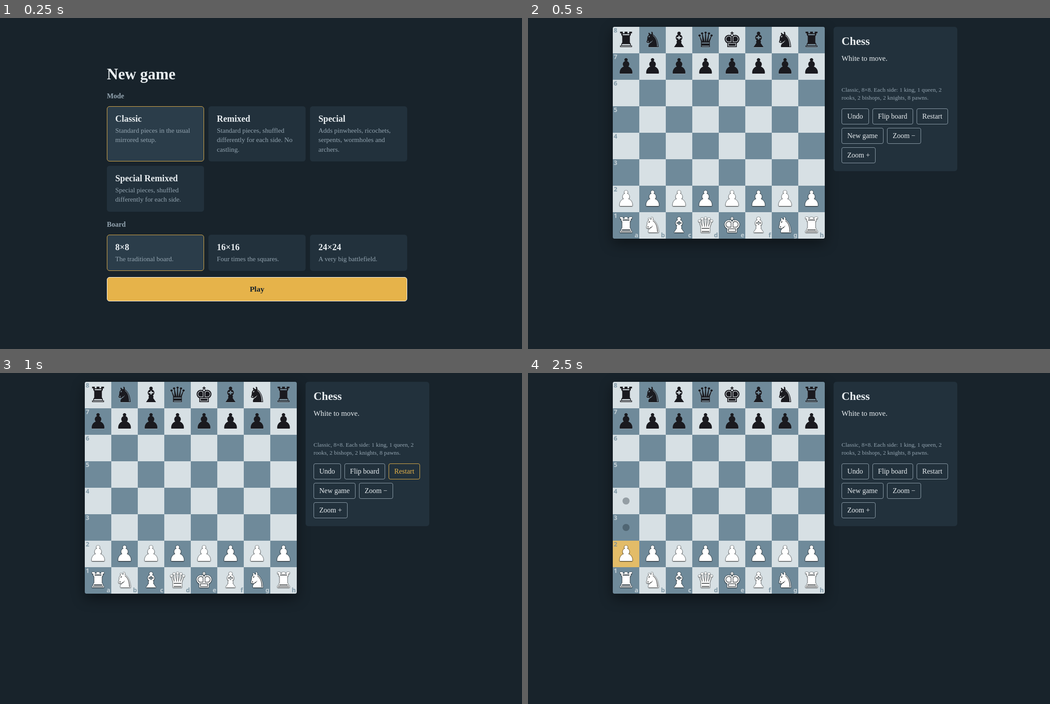
Above: before the commit, frames 1-4 (two rows, left to right).
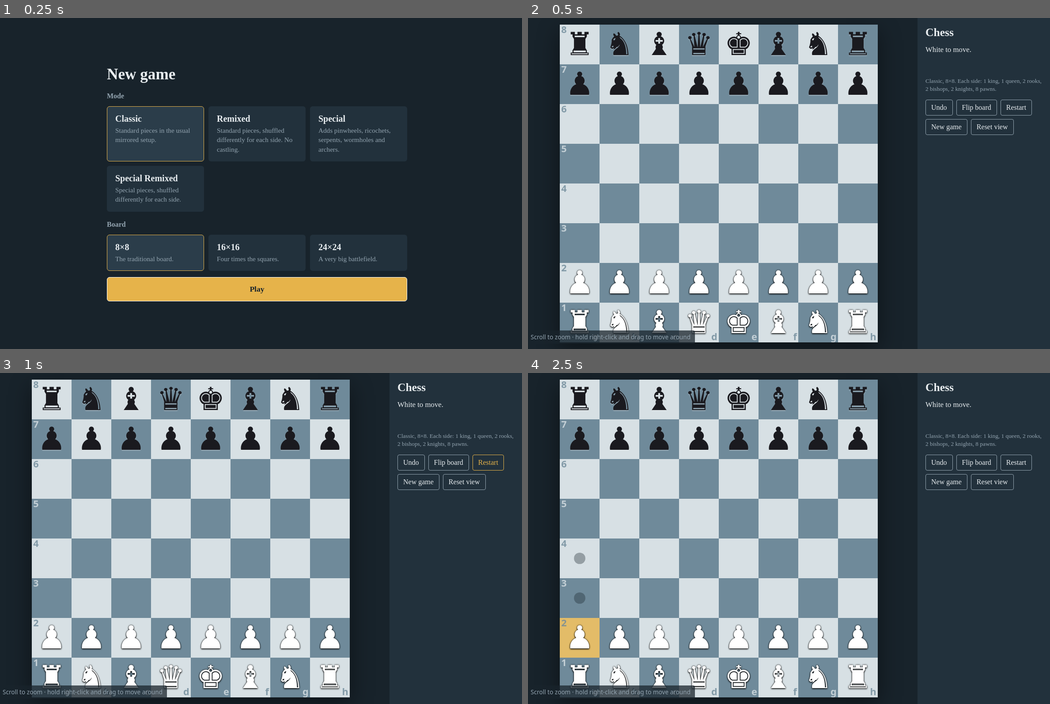
Above: after the commit, the same moments.

Repository: NightmarishWolf/Giga-Chess
Game: browser game, page index.html
Same seed, same stepped clock (60 frames per second), same inputs: the game is played once before the commit and once after it.
Inputs (mouse positions are in pixels of both pictures, inside the frame that each line leads up to; where the layout moved, square brackets give the same spot in the first picture):
- Up to frame 1 (0.25 s): no input
- Up to frame 2 (0.5 s): click "Play" at 0.27 s
- Up to frame 3 (1 s): click "Restart" at 0.52 s
- Up to frame 4 (2.5 s): move the mouse to (721, 571) [721, 508] at 1.07 s; click "♟︎" at 1.27 s; move the mouse to (653, 505) [674, 465] at 1.67 s; click "d3 empty" at 1.87 s; click "♜︎" at 2.02 s; press the mouse at (783, 492) [762, 455] at 2.27 s; release the mouse at (721, 475) [721, 445] at 2.4 s; click "♟︎ 2" at 2.47 s

Frame 1 is identical in both runs. In frame 2, 48% of the frame differs, in the area x 0-99%, y 2-98%; in frame 3, 48%; in frame 4, 48%.

Commit message:
Fixed Pinwheel and scroll

Diff:
--- a/index.html
+++ b/index.html
@@ -7,15 +7,21 @@
 <style>
 :root{
   --bg:#18232b; --panel:#22313c; --ink:#e9eef1; --muted:#93a4b0;
-  --light:#d7e0e4; --dark:#6f8a9a; --accent:#e6b34a; --s:32px;
+  --light:#d7e0e4; --dark:#6f8a9a; --accent:#e6b34a; --s:56px;
 }
 *{box-sizing:border-box}
-body{margin:0;min-height:100vh;background:var(--bg);color:var(--ink);
-  font-family:"Iowan Old Style",Palatino,"Palatino Linotype",Georgia,serif;
-  display:flex;justify-content:center;padding:20px 12px}
-main{display:flex;flex-wrap:wrap;gap:20px;justify-content:center;align-items:flex-start;width:100%;max-width:1300px}
-#wrap{max-width:100%;max-height:92vh;overflow:auto;border-radius:4px;box-shadow:0 10px 30px rgba(0,0,0,.45)}
-#board{display:grid;grid-template-columns:repeat(var(--n),var(--s));grid-auto-rows:var(--s);width:max-content}
+*{scrollbar-width:none}
+*::-webkit-scrollbar{display:none}
+html,body{height:100%;overflow:hidden;overscroll-behavior:none}
+body{margin:0;background:var(--bg);color:var(--ink);
+  font-family:"Iowan Old Style",Palatino,"Palatino Linotype",Georgia,serif}
+main{display:flex;width:100%;height:100dvh}
+#view{position:relative;flex:1;min-width:0;overflow:hidden;touch-action:none;user-select:none;-webkit-user-select:none}
+#view.panning,#view.panning .sq{cursor:grabbing}
+#hint{position:absolute;left:14px;bottom:12px;pointer-events:none;color:var(--muted);
+  font:.85rem/1.3 system-ui,sans-serif;background:rgba(24,35,43,.75);padding:6px 10px;border-radius:4px;transition:opacity .6s}
+#hint.gone{opacity:0}
+#board{position:absolute;left:0;top:0;transform-origin:0 0;box-shadow:0 10px 30px rgba(0,0,0,.45);display:grid;grid-template-columns:repeat(var(--n),var(--s));grid-auto-rows:var(--s);width:max-content}
 .sq{position:relative;width:var(--s);height:var(--s);min-width:0;min-height:0;overflow:hidden;
   border:0;padding:0;margin:0;cursor:pointer;font:inherit;
   display:flex;align-items:center;justify-content:center;font-size:calc(var(--s)*.8);line-height:1}
@@ -32,7 +38,8 @@
 .co{position:absolute;font:600 max(7px,calc(var(--s)*.24))/1 system-ui,sans-serif;z-index:1;opacity:.8}
 .co.f{right:2px;bottom:1px} .co.r{left:2px;top:1px}
 .l .co{color:var(--dark)} .d .co{color:var(--light)}
-aside{width:min(94vw,280px);background:var(--panel);border-radius:6px;padding:18px;display:flex;flex-direction:column;gap:14px}
+aside{width:300px;flex-shrink:0;height:100%;overflow-y:auto;background:var(--panel);padding:18px;display:flex;flex-direction:column;gap:14px}
+@media (max-width:760px){main{flex-direction:column}aside{width:100%;height:auto;max-height:42dvh}}
 h1{margin:0;font-size:1.6rem;font-weight:600}
 #status{font-size:1.05rem;min-height:2.6em}
 #status.alert{color:var(--accent)}
@@ -71,7 +78,7 @@
 </head>
 <body>
 <main>
-  <div id="wrap"><div id="board" role="grid" aria-label="Chess board"></div></div>
+  <div id="view"><div id="board" role="grid" aria-label="Chess board"></div><div id="hint"></div></div>
   <aside>
     <h1>Chess</h1>
     <div id="status" role="status" aria-live="polite"></div>
@@ -90,8 +97,7 @@
       <button class="act" id="flip">Flip board</button>
       <button class="act" id="new">Restart</button>
       <button class="act" id="mn">New game</button>
-      <button class="act" id="zm">Zoom −</button>
-      <button class="act" id="zp">Zoom +</button>
+      <button class="act" id="fit">Reset view</button>
     </div>
   </aside>
 </main>
@@ -348,8 +354,6 @@
 
 /* ---------- UI ---------- */
 let cur=startState(),hist=[],sel=null,flip=false,moves=[];
-let size=32;
-const CAP={8:64,16:44,24:36};
 function describe(){
   const special=isSpecialMode(MODE),remix=isRemixMode(MODE);
   const cnt={};baseRows(special,W).rows.forEach(r=>r.forEach(p=>{if(p)cnt[p]=(cnt[p]||0)+1;}));
@@ -360,7 +364,67 @@
     +((MODE==='classic'&&W===8)?'':' No castling.');
 }
 const $=id=>document.getElementById(id);
-const setSize=v=>{size=Math.max(14,Math.min(60,v));document.documentElement.style.setProperty('--s',size+'px');document.documentElement.style.setProperty('--n',W);};
+/* ---- map-style view: wheel zooms at the cursor, right-drag pans (touch: pinch / drag) ---- */
+const viewEl=$('view'),bd=$('board'),BASE=56;
+let vk=1,vx=0,vy=0,kMin=.3,kMax=4,lastGesture=0,hintGone=false;
+function applyView(){
+  const vw=viewEl.clientWidth,vh=viewEl.clientHeight,bw=W*BASE*vk,pad=80;
+  vx=Math.min(Math.max(vx,Math.min(0,vw-bw)-pad),Math.max(0,vw-bw)+pad);
+  vy=Math.min(Math.max(vy,Math.min(0,vh-bw)-pad),Math.max(0,vh-bw)+pad);
+  bd.style.transform=`translate(${vx}px,${vy}px) scale(${vk})`;
+}
+function fitView(){
+  const vw=viewEl.clientWidth,vh=viewEl.clientHeight,full=W*BASE,fit=Math.min(vw,vh)/full*.96;
+  kMin=fit*.5;kMax=Math.max(4,fit*3);vk=fit;
+  vx=(vw-full*vk)/2;vy=(vh-full*vk)/2;applyView();
+}
+const setN=()=>document.documentElement.style.setProperty('--n',W);
+function zoomAt(px,py,nk){
+  nk=Math.min(kMax,Math.max(kMin,nk));
+  vx=px-(px-vx)*nk/vk;vy=py-(py-vy)*nk/vk;vk=nk;applyView();
+}
+function hideHint(){if(!hintGone){hintGone=true;$('hint').classList.add('gone');}}
+viewEl.addEventListener('wheel',e=>{
+  e.preventDefault();
+  const r=viewEl.getBoundingClientRect(),f=e.ctrlKey?.01:(e.deltaMode===1?.05:.0015);
+  zoomAt(e.clientX-r.left,e.clientY-r.top,vk*Math.exp(-e.deltaY*f));hideHint();
+},{passive:false});
+viewEl.addEventListener('contextmenu',e=>e.preventDefault());
+const ptrs=new Map();let pan=null,pinch=null;
+viewEl.addEventListener('pointerdown',e=>{
+  if(e.pointerType==='mouse'){
+    if(e.button===2||e.button===1){
+      e.preventDefault();pan={id:e.pointerId,x:e.clientX,y:e.clientY};
+      viewEl.setPointerCapture(e.pointerId);viewEl.classList.add('panning');hideHint();
+    }
+    return;
+  }
+  ptrs.set(e.pointerId,{x:e.clientX,y:e.clientY,sx:e.clientX,sy:e.clientY,moved:false});
+  if(ptrs.size===2){
+    const [a,b]=[...ptrs.values()];
+    pinch={d:Math.hypot(a.x-b.x,a.y-b.y)||1,cx:(a.x+b.x)/2,cy:(a.y+b.y)/2};lastGesture=performance.now();
+  }
+});
+viewEl.addEventListener('pointermove',e=>{
+  if(pan&&e.pointerId===pan.id){
+    vx+=e.clientX-pan.x;vy+=e.clientY-pan.y;pan.x=e.clientX;pan.y=e.clientY;applyView();return;
+  }
+  const p=ptrs.get(e.pointerId);if(!p)return;
+  const dx=e.clientX-p.x,dy=e.clientY-p.y;p.x=e.clientX;p.y=e.clientY;
+  if(ptrs.size===2&&pinch){
+    const [a,b]=[...ptrs.values()],d=Math.hypot(a.x-b.x,a.y-b.y)||1,cx=(a.x+b.x)/2,cy=(a.y+b.y)/2,r=viewEl.getBoundingClientRect();
+    vx+=cx-pinch.cx;vy+=cy-pinch.cy;zoomAt(cx-r.left,cy-r.top,vk*d/pinch.d);
+    pinch={d,cx,cy};lastGesture=performance.now();hideHint();
+  }else if(ptrs.size===1&&(p.moved||Math.hypot(e.clientX-p.sx,e.clientY-p.sy)>8)){
+    p.moved=true;vx+=dx;vy+=dy;applyView();lastGesture=performance.now();hideHint();
+  }
+});
+const endPtr=e=>{
+  if(pan&&e.pointerId===pan.id){pan=null;viewEl.classList.remove('panning');}
+  ptrs.delete(e.pointerId);if(ptrs.size<2)pinch=null;
+};
+viewEl.addEventListener('pointerup',endPtr);viewEl.addEventListener('pointercancel',endPtr);
+addEventListener('resize',fitView);
 
 function render(){
   moves=legal(cur);
@@ -399,7 +463,7 @@
 const gameOver=()=>!moves.length||insufficient(cur.b);
 
 function click(i){
-  if(gameOver())return;
+  if(performance.now()-lastGesture<350||gameOver())return;
   const p=cur.b[i],mine=p&&isW(p)===(cur.t==='w');
   if(sel!==null){
     const ms=moves.filter(m=>m.f===sel&&m.t===i);
@@ -430,7 +494,9 @@
 $('flip').onclick=()=>{flip=!flip;render();};
 function startGame(m,n){
   MODE=m;W=n;cur=startState();hist=[];sel=null;flip=false;
-  setSize(Math.max(18,Math.min(CAP[n],Math.floor((innerWidth-40)/n))));
+  setN();fitView();
+  hintGone=false;$('hint').classList.remove('gone');
+  $('hint').textContent=matchMedia('(pointer:coarse)').matches?'Pinch to zoom · drag to move around':'Scroll to zoom · hold right-click and drag to move around';
   $('info').textContent=describe();
   $('guide').hidden=!isSpecialMode(m);
   $('menu').classList.remove('show');
@@ -447,11 +513,10 @@
 document.querySelectorAll('#modes .opt').forEach(b=>b.onclick=()=>{pickMode=b.dataset.mode;choose('modes','mode',pickMode);});
 document.querySelectorAll('#sizes .opt').forEach(b=>b.onclick=()=>{pickN=+b.dataset.n;choose('sizes','n',pickN);});
 $('play').onclick=()=>startGame(pickMode,pickN);
-$('zm').onclick=()=>setSize(size-4);
-$('zp').onclick=()=>setSize(size+4);
+$('fit').onclick=fitView;
 $('promo').onclick=e=>{if(e.target.id==='promo'){e.currentTarget.classList.remove('show');sel=null;render();}};
 
-setSize(size);
+setN();fitView();
 $('play').focus();
 </script>
 </body>
